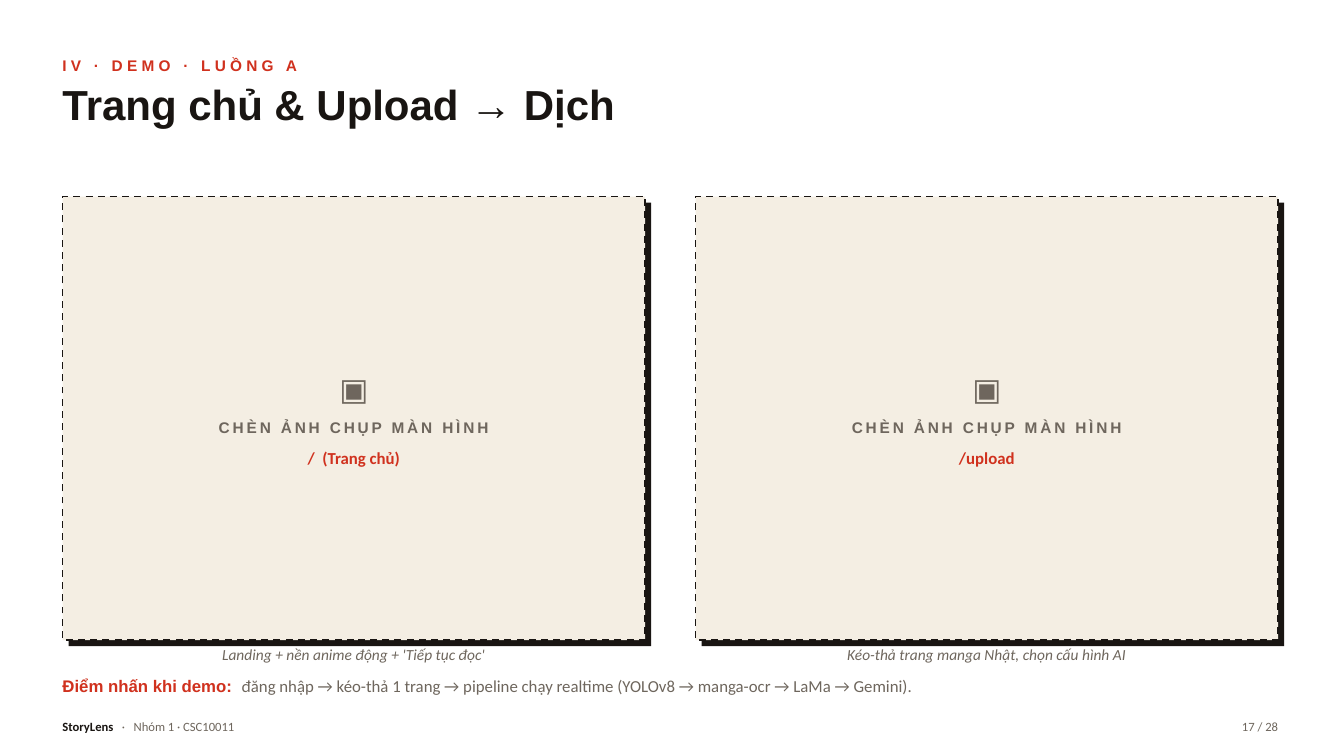
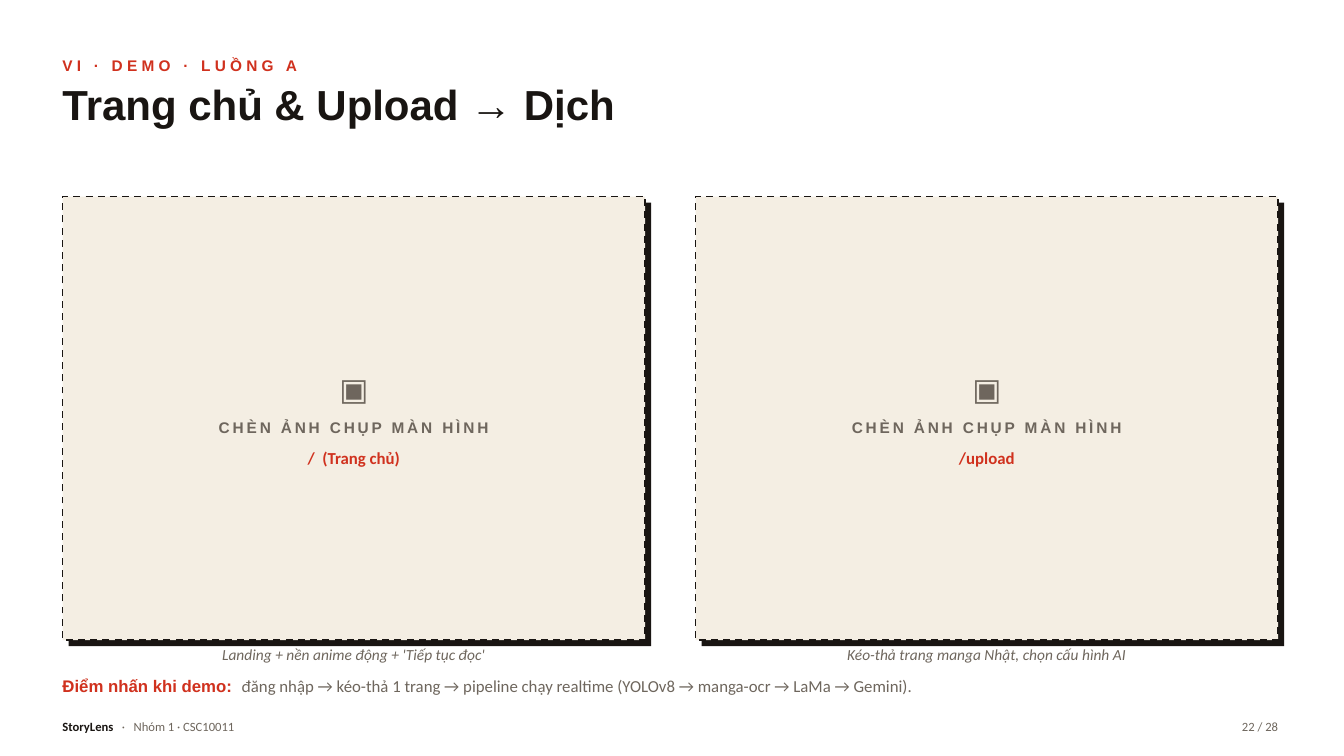
Before and after one commit to trungkiet2005/storylen, a slide deck: slide 22 of docs/presentation/StoryLens_Presentation.pptx (slide 17 before the commit). Drawn at 1344x756 pixels with LibreOffice and Linux fonts; fonts in the diff are those of the drawing. Boxes give left, top, right and bottom in pixels: in the first picture for what was removed or moved away, otherwise in the second. Text is boxed around its words. In the diff, an @@ line names an element or a change of style, - is before the commit and + after.

```diff
--- a/docs/presentation/StoryLens_Presentation.pptx
+++ b/docs/presentation/StoryLens_Presentation.pptx
@@ text at <box>62,59,297,71</box>: text changed @@
-IV · DEMO · LUỒNG A
+VI · DEMO · LUỒNG A
@@ text at <box>1242,722,1278,731</box>: text changed @@
-17 / 28
+22 / 28
```
Also in this commit, not shown: 22 other slides changed, 5 other files.
